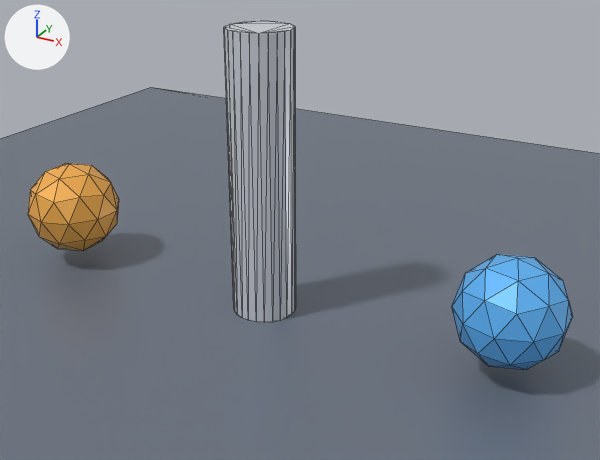
A saved change to the glTF model examples/assets/ConstraintPoint.glb.
Before and after are seen from a camera (50 mm lens) standing at (3.47, -5.65, 3.67) and looking at (0.36, 0.0, 0.84). Lighting does not change. The marker at upper left points along +X, +Y and +Z. The first picture is the older version. Mesh edges are drawn as thin lines. Where no turn or scale is listed for an object, it has been applied to the vertices. Vertices at exactly the same position are counted once.

Objects in the first picture: 'Ground.001', 'PointPost.001', 'PointSphereA.001', 'PointSphereB.001'.
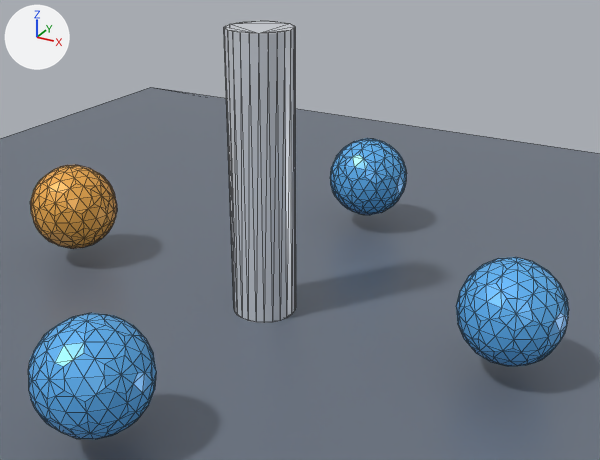
What differs and where, as boxes [x1, y1, x2, y2] in the pictures (600 x 460 px):
```json
{"object": "PointSphereB.005", "change": "added", "after": [28, 313, 156, 439], "on screen": "blue"}
{"object": "PointSphereB.001", "change": "reshaped", "before": [452, 254, 573, 370], "after": [456, 257, 569, 366], "on screen": "7% narrower"}
{"object": "PointSphereA.001", "change": "reshaped", "before": [28, 163, 119, 251], "after": [30, 165, 117, 249]}
{"object": "PointSphereB.004", "change": "added", "after": [330, 138, 407, 215], "on screen": "blue"}
```

The change, as JSON lines over the scene's bpy script:
```json
{"block": "me_pointsphereamesh_001", "where": "# used by ob_pointspherea_001; location = (-2.2, 0.0, 0.55)"}
{"op": "remove", "block": "me_pointsphereamesh_001", "code": "me_pointsphereamesh_001.from_pydata(...)  # 42 vertices, 80 faces; spans x -0.428..0.428, y -0.45..0.45, z -0.45..0.45"}
{"op": "add", "block": "me_pointsphereamesh_001", "code": "me_pointsphereamesh_001.from_pydata(...)  # 242 vertices, 480 faces; spans x -0.415..0.415, y -0.416..0.416, z -0.419..0.419"}
{"block": "me_pointsphereamesh_001", "change": "me_pointsphereamesh_001 part 1: the whole mesh is rebuilt"}
{"block": "me_pointspherebmesh_001", "where": "# used by ob_pointsphereb_001; location = (2.2, 0.0, 0.55)"}
{"op": "remove", "block": "me_pointspherebmesh_001", "code": "me_pointspherebmesh_001.from_pydata(...)  # 42 vertices, 80 faces; spans x -0.428..0.428, y -0.45..0.45, z -0.45..0.45"}
{"op": "add", "block": "me_pointspherebmesh_001", "code": "me_pointspherebmesh_001.from_pydata(...)  # 242 vertices, 480 faces; spans x -0.415..0.415, y -0.416..0.416, z -0.419..0.419"}
{"block": "me_pointspherebmesh_001", "change": "me_pointspherebmesh_001 part 2: the whole mesh is rebuilt"}
{"op": "add", "block": "me_mesh_003", "code": ["me_mesh_003 = bpy.data.meshes.new('Mesh.003')", "me_mesh_003.from_pydata(...)  # 242 vertices, 480 faces; spans x -0.416..0.416, y -0.415..0.415, z -0.419..0.419", "me_mesh_003.materials.append(mat_pointspherebmaterial)  # blue #61b8f9"]}
{"op": "add", "block": "me_mesh_002", "code": ["me_mesh_002 = bpy.data.meshes.new('Mesh.002')", "me_mesh_002.from_pydata(...)  # 242 vertices, 480 faces; spans x -0.416..0.416, y -0.415..0.415, z -0.419..0.419", "me_mesh_002.materials.append(mat_pointspherebmaterial)  # blue #61b8f9"]}
{"op": "add", "block": "ob_pointsphereb_005", "code": ["ob_pointsphereb_005 = bpy.data.objects.new('PointSphereB.005', me_mesh_003)", "ob_pointsphereb_005.location = (0.0, -2.2, 0.55)"]}
{"op": "add", "block": "ob_pointsphereb_004", "code": ["ob_pointsphereb_004 = bpy.data.objects.new('PointSphereB.004', me_mesh_002)", "ob_pointsphereb_004.location = (0.0, 2.2, 0.55)"]}
```
